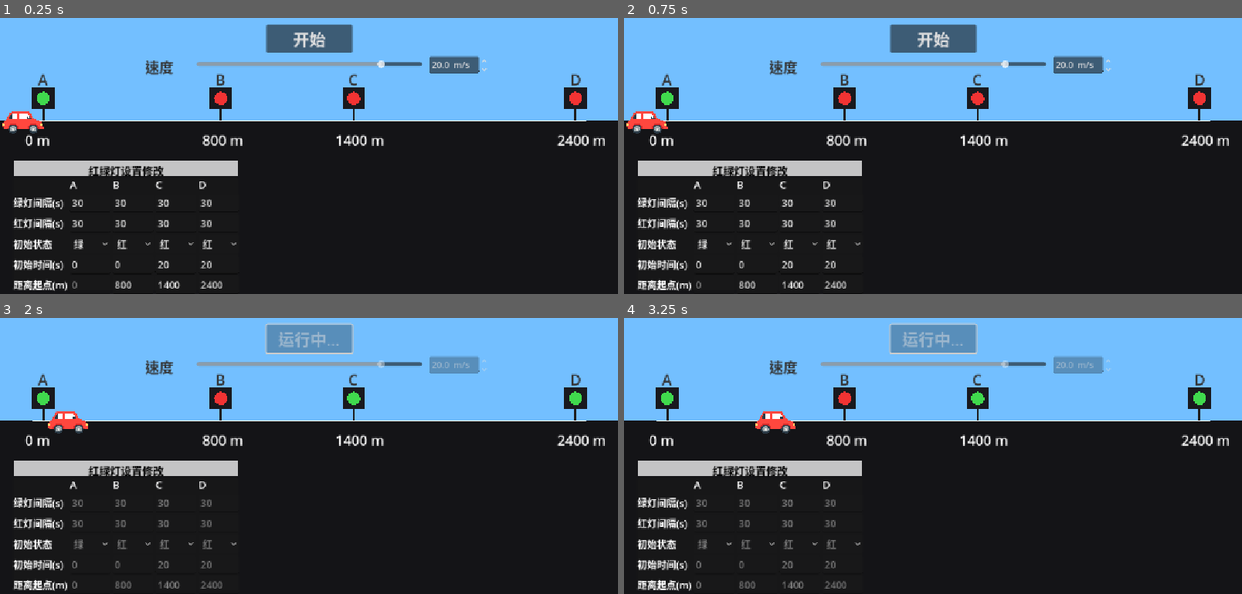
Above: before the commit, frames 1-4 (two rows, left to right).
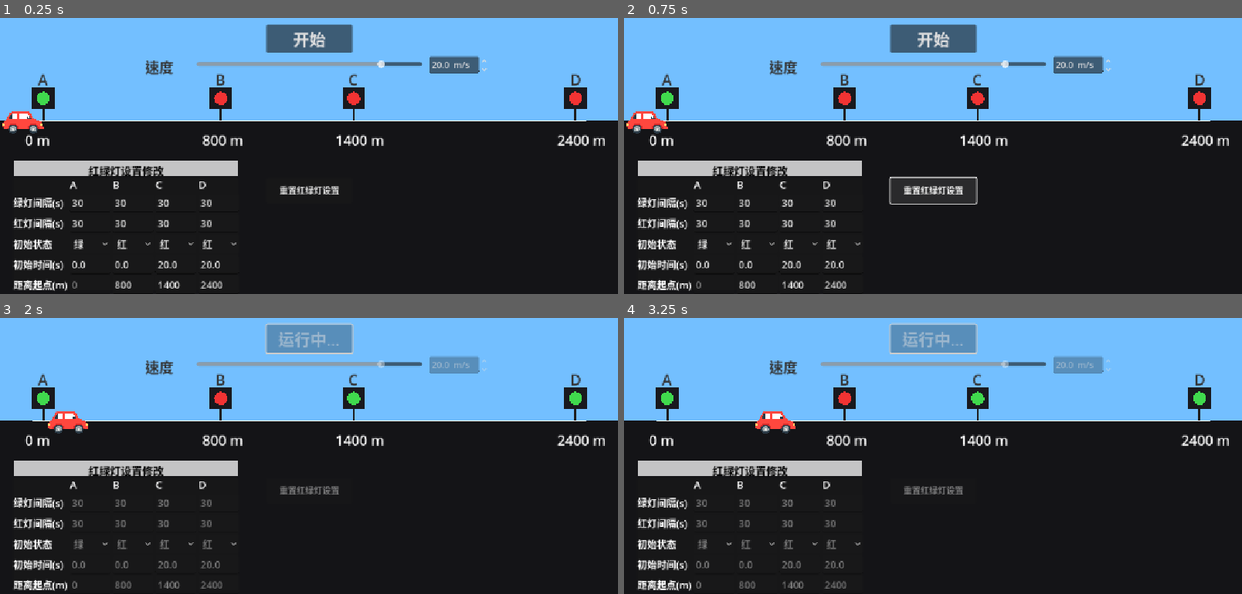
Above: after the commit, the same moments.

Repository: condor86/trafficsimulator
Game: Godot game, scene res://Main.tscn
Same seed, same stepped clock (60 frames per second), same inputs: the game is played once before the commit and once after it.
Inputs (mouse positions are in pixels of both pictures, inside the frame that each line leads up to):
- Up to frame 1 (0.25 s): no input
- Up to frame 2 (0.75 s): click (933, 189) at 0.5 s, where only the run after the commit has a clickable "重置红绿灯设置"
- Up to frame 3 (2 s): click "开始" at 1.25 s
- Up to frame 4 (3.25 s): no input

The runs differ from the first frame. In frame 1, 0.3% of the frame differs, in the area x 12-55%, y 60-91%; in frame 2, 0.6%, in the area x 12-58%, y 57-91%; in frame 3, 0.3%; in frame 4, 0.3%.

Commit message:
fix: 准备加函数图像前的最后版本

Diff:
--- a/scripts/traffic_ui.gd
+++ b/scripts/traffic_ui.gd
@@ -30,14 +30,17 @@
 	)
 
 func layout_for_intersections(intersections: PackedFloat32Array, road_y: float, tick_size: float) -> void:
+	var start_x: float = 0.0
 	if _topbar:
 		_topbar.layout_for_intersections(intersections, road_y, tick_size)
+		start_x = _topbar.get_start_button_x()
 	if _light_table:
-		_light_table.layout_for_intersections(road_y, tick_size)
+		_light_table.layout_for_intersections(road_y, tick_size, start_x)
 
-func set_show_light_panels(show: bool) -> void:
+func set_show_light_panels(_show: bool) -> void:
+	# 恢复成“永远显示”的行为
 	if _light_table:
-		_light_table.set_show_light_panels(show)
+		_light_table.set_show_light_panels(true)
 
 func set_distances_from_root(dists: Array) -> void:
 	if _light_table:
@@ -64,7 +67,6 @@
 		return _topbar.get_speed_mps()
 	return DEFAULT_SPEED
 
-# ✔ 给 root 专用的设置接口，避免它去碰内部节点
 func set_speed_mps(v: float) -> void:
 	if _topbar:
 		_topbar.set_speed_mps(v)
--- a/scripts/traffic_ui_lighttable.gd
+++ b/scripts/traffic_ui_lighttable.gd
@@ -16,6 +16,13 @@
 ]
 const _COL_TITLES := ["A", "B", "C", "D"]
 
+# 默认值，和你原来的一样
+const DEF_GREEN := [30.0, 30.0, 30.0, 30.0]
+const DEF_RED   := [30.0, 30.0, 30.0, 30.0]
+const DEF_STATE := [0, 1, 1, 1]      # A 绿，BCD 红
+const DEF_ELAP  := [0.0, 0.0, 20.0, 20.0]
+const DEF_DIST  := [0.0, 800.0, 1400.0, 2400.0]
+
 var _owner: Control
 var _panel: Panel
 var _title_bg: ColorRect
@@ -23,6 +30,8 @@
 var _grid: GridContainer
 var _fields: Array = []     # 5 × 4
 
+var _reset_btn: Button      # 新增按钮
+
 var _table_border: Rect2 = Rect2()
 var _locked: bool = false
 var _updating: bool = false
@@ -47,7 +56,6 @@
 	_panel.name = "LightTable"
 	_panel.set_anchors_preset(Control.PRESET_TOP_LEFT)
 	_panel.size = Vector2(420, 210)
-	# 注意：必须挂到 owner 上，否则只看到背景、看不到表格
 	_owner.add_child(_panel)
 
 	_grid = GridContainer.new()
@@ -111,32 +119,16 @@
 			row_arr.append(node)
 		_fields.append(row_arr)
 
-	# —— 默认值（和你原来的保持一致） ——
-	(_fields[0][0] as LineEdit).text = "30"
-	(_fields[1][0] as LineEdit).text = "30"
-	(_fields[2][0] as OptionButton).selected = 0
-	(_fields[3][0] as LineEdit).text = "0"
-
-	(_fields[0][1] as LineEdit).text = "30"
-	(_fields[1][1] as LineEdit).text = "30"
-	(_fields[2][1] as OptionButton).selected = 1
-	(_fields[3][1] as LineEdit).text = "0"
-
-	(_fields[0][2] as LineEdit).text = "30"
-	(_fields[1][2] as LineEdit).text = "30"
-	(_fields[2][2] as OptionButton).selected = 1
-	(_fields[3][2] as LineEdit).text = "20"
-
-	(_fields[0][3] as LineEdit).text = "30"
-	(_fields[1][3] as LineEdit).text = "30"
-	(_fields[2][3] as OptionButton).selected = 1
-	(_fields[3][3] as LineEdit).text = "20"
-
-	var dist_row = _fields[DIST_ROW_IDX]
-	(dist_row[0] as LineEdit).text = "0"
-	(dist_row[1] as LineEdit).text = "800"
-	(dist_row[2] as LineEdit).text = "1400"
-	(dist_row[3] as LineEdit).text = "2400"
+	# —— 默认值 ——
+	_apply_defaults_to_fields()
+
+	# —— 新增：重置按钮（先创建，不定位，等 layout_for_intersections 给坐标） ——
+	_reset_btn = Button.new()
+	_reset_btn.text = "重置红绿灯设置"
+	_reset_btn.size = Vector2(160, 48)
+	_reset_btn.add_theme_font_size_override("font_size", 16)
+	_reset_btn.pressed.connect(_on_reset_pressed)
+	_owner.add_child(_reset_btn)
 
 	_table_border = Rect2(
 		_panel.position.x,
@@ -146,7 +138,7 @@
 	)
 	_owner.queue_redraw()
 
-func layout_for_intersections(road_y: float, tick_size: float) -> void:
+func layout_for_intersections(road_y: float, tick_size: float, start_btn_x: float) -> void:
 	if not _panel:
 		return
 	var panel_x: float = 24.0
@@ -161,10 +153,19 @@
 	_title.horizontal_alignment = HORIZONTAL_ALIGNMENT_CENTER
 	_title.add_theme_color_override("font_color", Color.BLACK)
 
+	# ✔ 新按钮：在表格右边，x 用上面 start 按钮的 x，y 和表格顶对齐
+	if _reset_btn:
+		var btn_x := start_btn_x
+		if btn_x <= 0.0:
+			# 万一拿不到，就放在表格右侧稍微右一点
+			btn_x = panel_x + _panel.size.x + 24.0
+		var btn_y := panel_y
+		_reset_btn.position = Vector2(btn_x, btn_y)
+
 	_table_border = Rect2(Vector2(panel_x, panel_y - 32.0), Vector2(_panel.size.x, _panel.size.y + 32.0))
 	_owner.queue_redraw()
 
-# ✔ 关键点：恢复旧版行为——不管外面传 true/false，都显示
+# 恢复成“永远显示”
 func set_show_light_panels(_show: bool) -> void:
 	if _panel:
 		_panel.visible = true
@@ -172,6 +173,8 @@
 		_title_bg.visible = true
 	if _title:
 		_title.visible = true
+	if _reset_btn:
+		_reset_btn.visible = true
 
 func set_distances_from_root(dists: Array) -> void:
 	if _fields.size() <= DIST_ROW_IDX:
@@ -231,7 +234,10 @@
 					le.editable = not is_running
 			elif ctrl is OptionButton:
 				(ctrl as OptionButton).disabled = is_running
-
+	if _reset_btn:
+		_reset_btn.disabled = is_running
+
+# ——— 信号回调 ———
 func _on_light_line_changed(_t: String, row_idx: int, _col_idx: int) -> void:
 	if _locked:
 		return
@@ -263,6 +269,32 @@
 	_clamp_single_col(col_idx)
 	_updating = false
 	emit_signal("lights_changed")
+
+# ✔ 新加的：一键恢复
+func _on_reset_pressed() -> void:
+	if _locked:
+		return
+	_updating = true
+	_apply_defaults_to_fields()
+	_updating = false
+	emit_signal("lights_changed")
+
+# —— 工具 ——
+func _apply_defaults_to_fields() -> void:
+	# 绿/红/状态/初始时间
+	for col in range(4):
+		(_fields[0][col] as LineEdit).text = str(int(DEF_GREEN[col]))
+		(_fields[1][col] as LineEdit).text = str(int(DEF_RED[col]))
+		(_fields[2][col] as OptionButton).selected = DEF_STATE[col]
+		(_fields[3][col] as LineEdit).text = str(DEF_ELAP[col])
+	# 距离
+	var dist_row = _fields[DIST_ROW_IDX]
+	for col in range(4):
+		(dist_row[col] as LineEdit).text = str(roundi(DEF_DIST[col]))
+	# 按各自的列再 clamp 一次，保证合法
+	_clamp_single_col(1)
+	_clamp_single_col(2)
+	_clamp_single_col(3)
 
 func _clamp_single_col(col_idx: int) -> void:
 	if _fields.size() <= DIST_ROW_IDX:
--- a/scripts/traffic_ui_topbar.gd
+++ b/scripts/traffic_ui_topbar.gd
@@ -26,14 +26,12 @@
 	_apply_default_speed()
 
 func _build_nodes() -> void:
-	# 根控件占满，和你原先一样
 	_owner.set_anchors_preset(Control.PRESET_FULL_RECT)
 	_owner.offset_left = 0
 	_owner.offset_top = 0
 	_owner.offset_right = 0
 	_owner.offset_bottom = 0
 
-	# Start
 	_start_button = _owner.get_node_or_null("StartButton") as Button
 	if _start_button == null:
 		_start_button = Button.new()
@@ -43,7 +41,6 @@
 	_start_button.size = Vector2(160, 48)
 	_start_button.add_theme_font_size_override("font_size", 30)
 
-	# Label
 	_speed_label = _owner.get_node_or_null("SpeedLabel") as Label
 	if _speed_label == null:
 		_speed_label = Label.new()
@@ -53,7 +50,6 @@
 	_speed_label.modulate = Color(0.2, 0.2, 0.2)
 	_speed_label.add_theme_font_size_override("font_size", 26)
 
-	# Slider
 	_speed_slider = _owner.get_node_or_null("SpeedSlider") as HSlider
 	if _speed_slider == null:
 		_speed_slider = HSlider.new()
@@ -63,7 +59,6 @@
 	_speed_slider.max_value = _speed_max
 	_speed_slider.step = 0.5
 
-	# SpinBox
 	_speed_input = _owner.get_node_or_null("SpeedInput") as SpinBox
 	if _speed_input == null:
 		_speed_input = SpinBox.new()
@@ -74,7 +69,6 @@
 	_speed_input.step = 0.5
 	_speed_input.suffix = " m/s"
 	_speed_input.add_theme_font_size_override("font_size", 22)
-	# ✔ 恢复你原来那种宽度，防止“20 m/s”被切掉
 	_speed_input.size = Vector2(110, 28)
 
 func _bind_signals() -> void:
@@ -126,6 +120,12 @@
 	_speed_slider.value = c
 	_speed_input.value = c
 
+# ✔ 给下面表格用的：拿到“开始”按钮的 X，用来对齐新按钮
+func get_start_button_x() -> float:
+	if _start_button:
+		return _start_button.position.x
+	return 0.0
+
 func _on_start_pressed() -> void:
 	emit_signal("start_requested")
 
